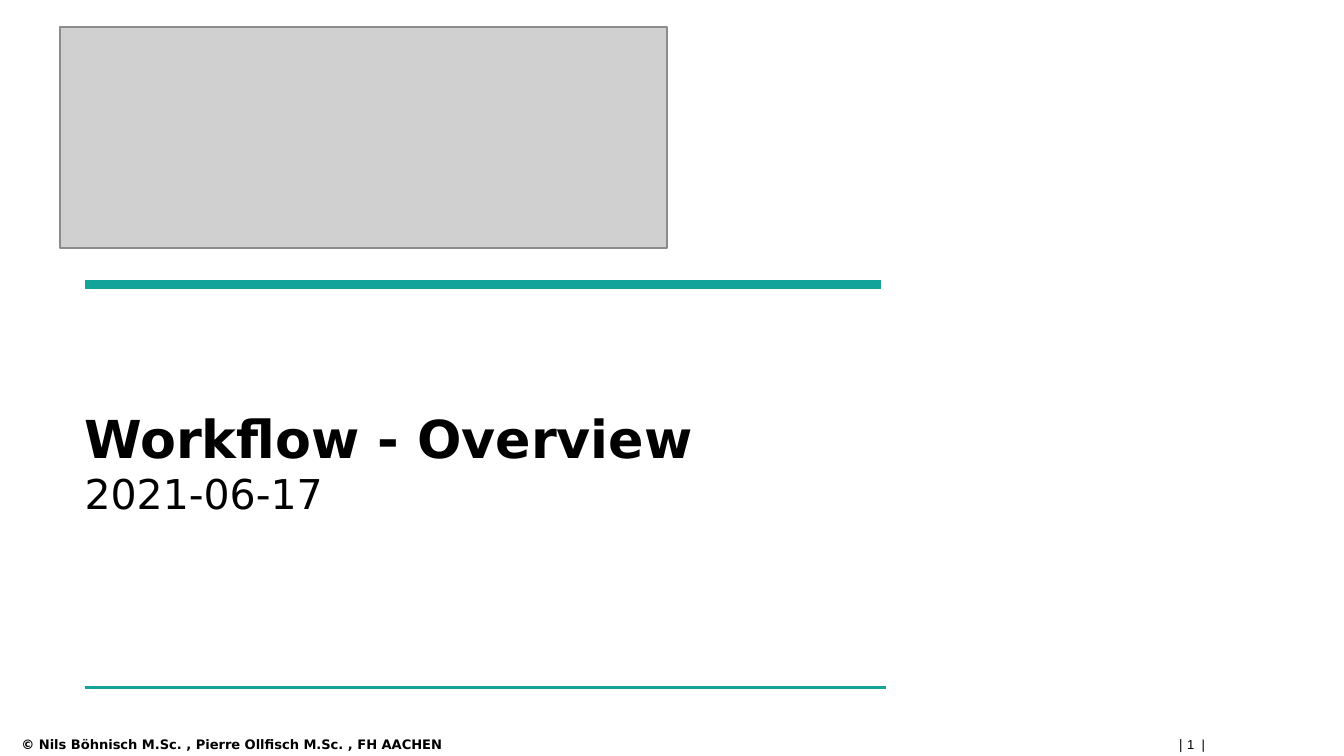
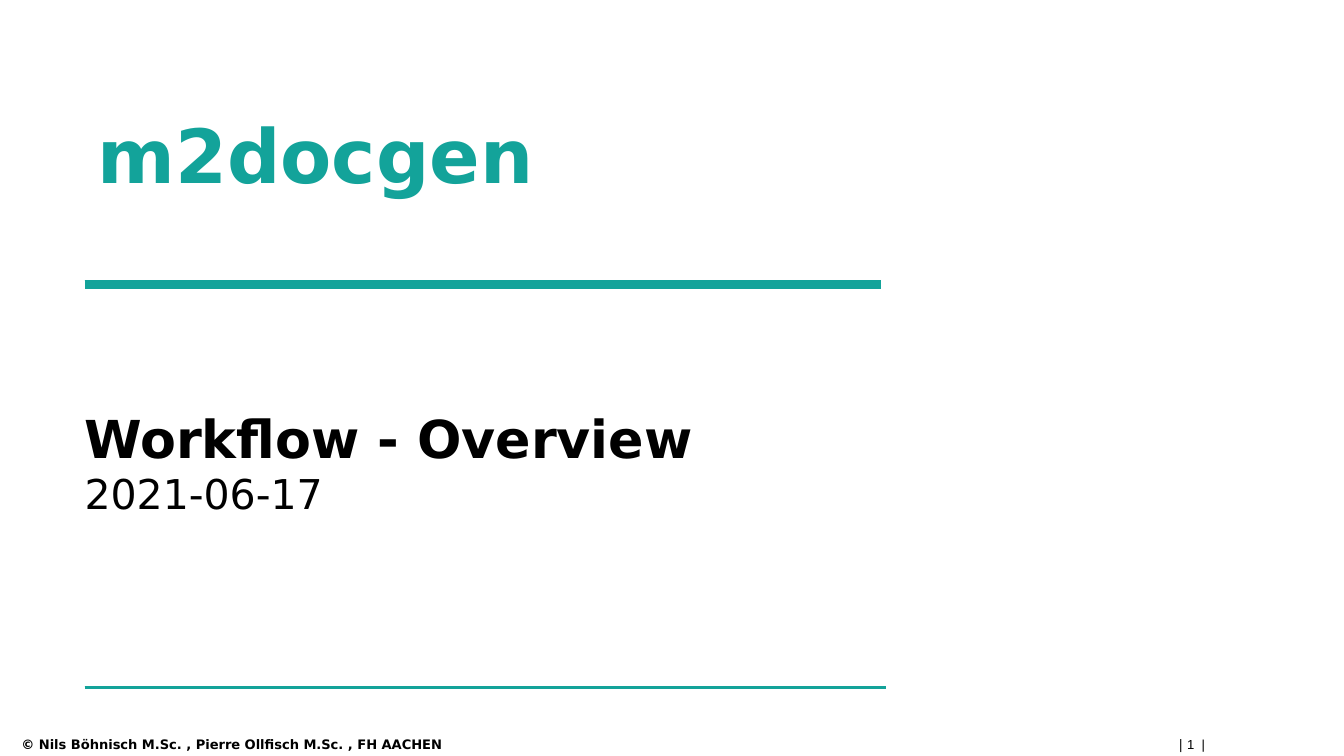
Before and after one commit to nilsBoeAc/m2docgen, a slide deck: slide 1 of private/m2doc_Workflow_V100_21-06-17.pptx. Drawn at 1344x756 pixels with LibreOffice and Linux fonts; fonts in the diff are those of the drawing; grey boxes stand for pictures; background and template pictures are left out. Boxes give left, top, right and bottom in pixels: in the first picture for what was removed or moved away, otherwise in the second. Text is boxed around its words. In the diff, an @@ line names an element or a change of style, - is before the commit and + after.

```diff
--- a/private/m2doc_Workflow_V100_21-06-17.pptx
+++ b/private/m2doc_Workflow_V100_21-06-17.pptx
@@ picture removed at [60, 27, 668, 249] @@
@@ text added at [98, 126, 533, 199], 40 pt, text #13A39A, bold @@
+m2docgen
```
Also in this commit, not shown: 1 other slide changed, 1 other file.
